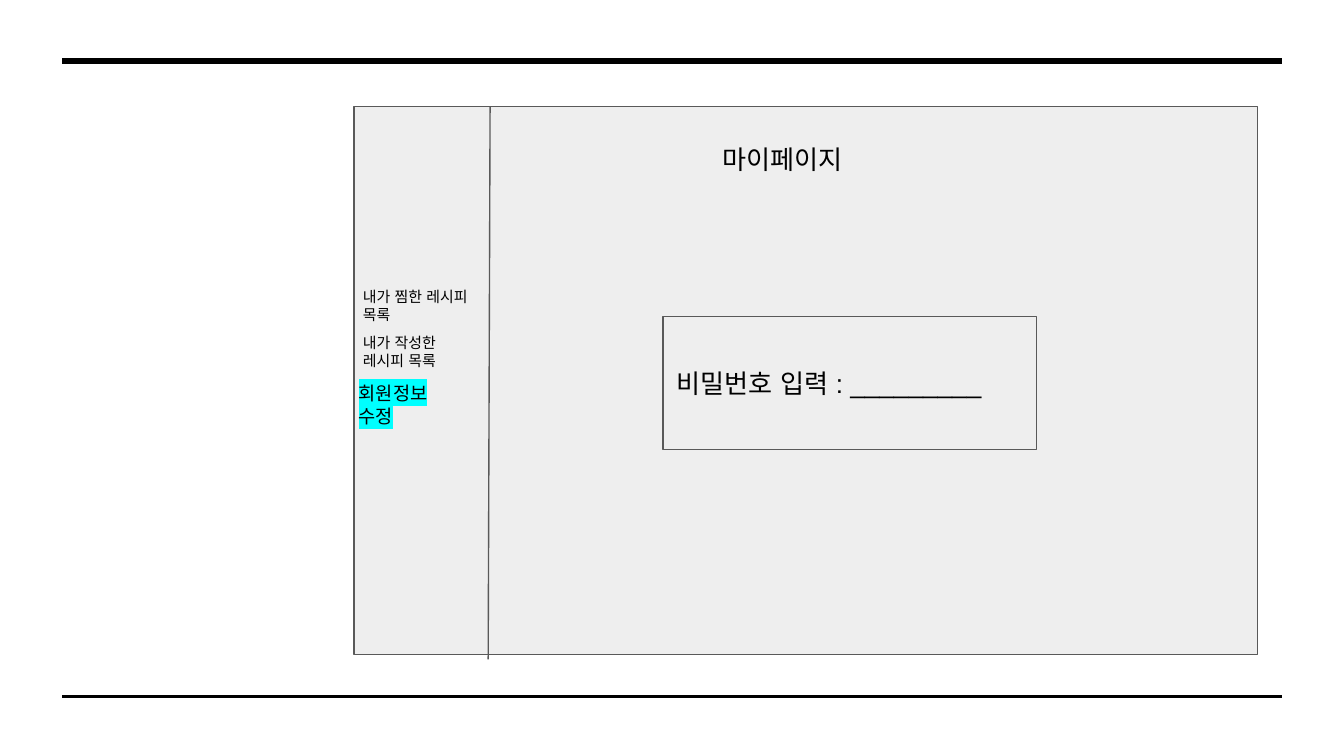
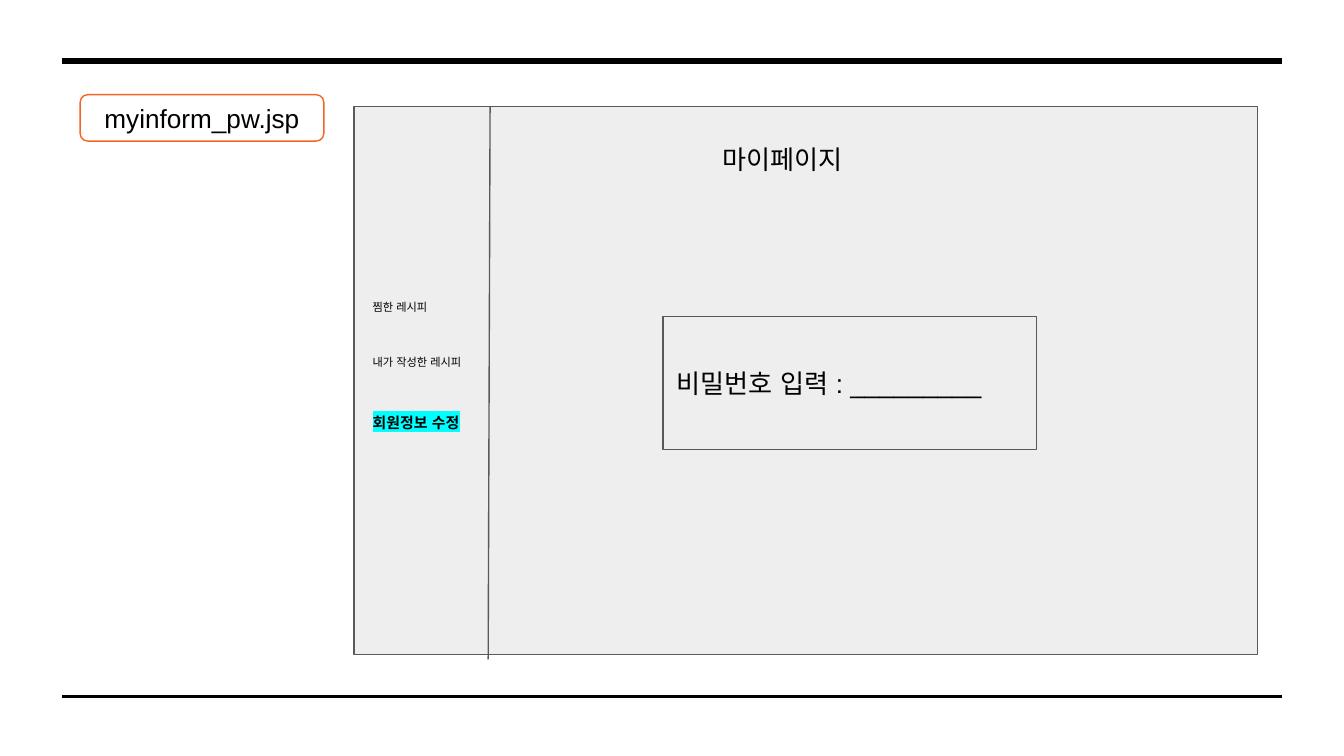
Before and after one commit to Pang-Ho/TIL, a slide deck: slide 35 of 팀프로젝트/파이널 프로젝트_3조_발표용.pptx (slide 29 before the commit). Drawn at 1344x756 pixels with LibreOffice and Linux fonts; fonts in the diff are those of the drawing. Boxes give left, top, right and bottom in pixels: in the first picture for what was removed or moved away, otherwise in the second. Text is boxed around its words. In the diff, an @@ line names an element or a change of style, - is before the commit and + after.

```diff
--- a/팀프로젝트/파이널 프로젝트_3조_발표용.pptx
+++ b/팀프로젝트/파이널 프로젝트_3조_발표용.pptx
@@ rounded rectangle added at [81,94,324,141], outline #F46524 0.75 pt, 14 pt, text #000000 @@
+myinform_pw.jsp
@@ text at [373,301,427,312]: text changed; size 8 to 6 pt @@
-내가 찜한 레시피 목록
+찜한 레시피
@@ text at [373,356,461,367]: text changed; size 8 to 6 pt @@
-내가 작성한 레시피 목록
+내가 작성한 레시피
@@ text "회원정보 수정": place and size @@
-text "회원정보 수정" at [359,381,428,425]
+text "회원정보 수정" at [373,415,460,433]
@@ text "회원정보 수정" at [373,415,460,433]: size 10 to 8 pt, bold on @@
```
Also in this commit, not shown: 17 other slides changed, 19 slides added, 9 slides removed.
